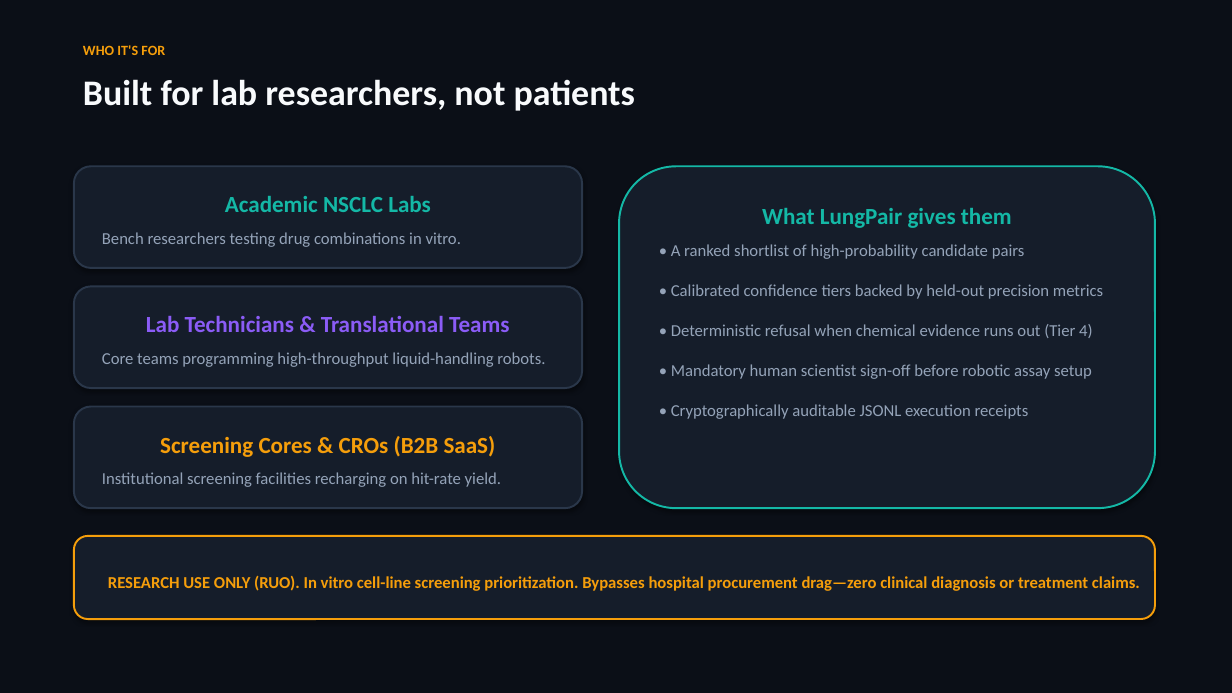
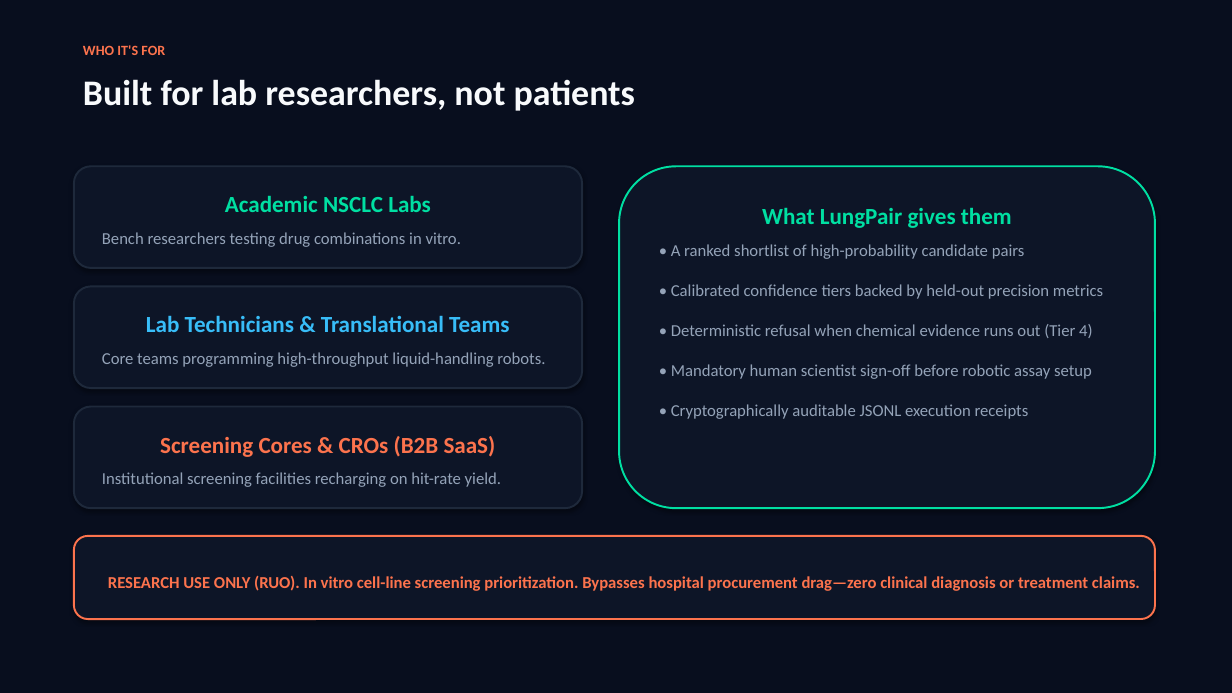
Before and after one commit to leventkoymen/backprop-to-the-future-b56f8f5e-submission-repo, a slide deck: slide 3 of docs/LungPair_Pitch_Deck_Team_Backprop.pptx. Drawn at 1232x693 pixels with LibreOffice and Linux fonts; fonts in the diff are those of the drawing. Boxes give left, top, right and bottom in pixels: in the first picture for what was removed or moved away, otherwise in the second. Text is boxed around its words. In the diff, an @@ line names an element or a change of style, - is before the commit and + after.

Commit message:
Style: update deck PPTX and PDFs with Canva color architecture (Midnight Navy, Mint, Cantaloupe Orange) and Med 2026 toxicity quote

```diff
--- a/docs/LungPair_Pitch_Deck_Team_Backprop.pptx
+++ b/docs/LungPair_Pitch_Deck_Team_Backprop.pptx
@@ rectangle at <box>0,0,1232,693</box>: fill #0B0F17 to #080E1E @@
@@ text "WHO IT'S FOR" at <box>83,45,165,55</box>: text colour #F59E0B to #FC734D @@
@@ rounded rectangle "What LungPair gives them" at <box>619,166,1155,508</box>: fill #151D2A to #0D1527; outline #14B8A6 1.5 pt to #00DFA2 1.5 pt @@
@@ text in rounded rectangle at <box>225,195,431,212</box>: text colour #14B8A6 to #00DFA2 in "Academic NSCLC Labs" @@
@@ text in rounded rectangle at <box>762,207,1012,228</box>: text colour #14B8A6 to #00DFA2 in "What LungPair gives them" @@
@@ text in rounded rectangle at <box>146,315,509,332</box>: text colour #8B5CF6 to #38BDF8 in "Lab Technicians & Translational Teams" @@
@@ fill #151D2A to #0D1527; outline #2A374A 1.5 pt to #1E293B 1.5 pt in 3 elements at <box>74,166,582,268</box>, <box>74,287,582,388</box>, <box>74,407,582,508</box> @@
@@ text in rounded rectangle at <box>160,436,496,457</box>: text colour #F59E0B to #FC734D in "Screening Cores & CROs (B2B SaaS)" @@
@@ rounded rectangle "RESEARCH USE ONLY (RUO). In ..." at <box>74,536,1155,619</box>: text colour #F59E0B to #FC734D; fill #151D2A to #0D1527; outline #F59E0B 1.5 pt to #FC734D 1.5 pt @@
```
Also in this commit, not shown: 7 other slides changed, 2 other files.
